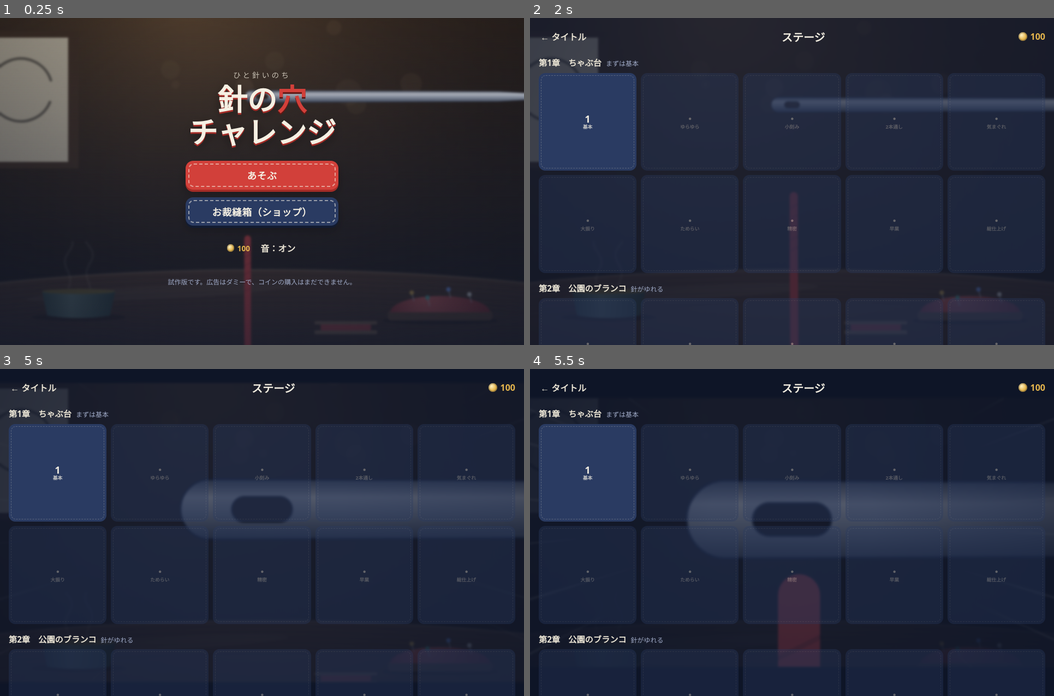
Above: before the commit, frames 1-4 (two rows, left to right).
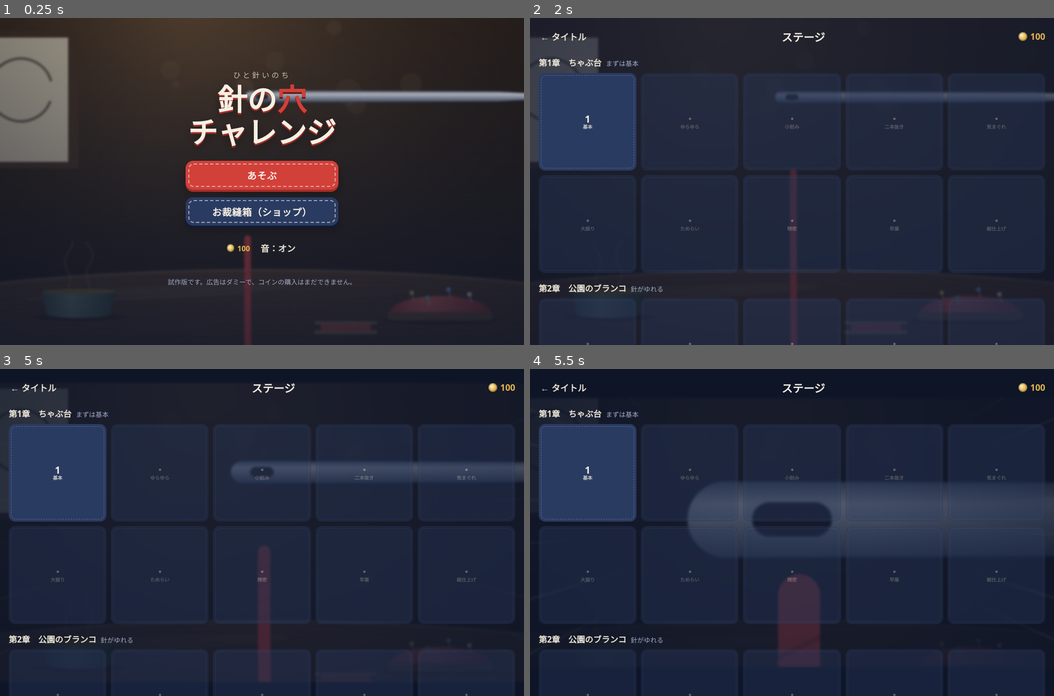
Above: after the commit, the same moments.

Repository: shakewakame/Game
Game: browser game, page index.html
The game is run twice, just before and just after one commit, with the same random seed, the same clock (stepped at 60 frames per second) and the same inputs.
Inputs (mouse positions are in pixels of both pictures, inside the frame that each line leads up to):
- Up to frame 1 (0.25 s): no input
- Up to frame 2 (2 s): click "あそぶ" at 0.27 s; click (792, 214) at 1.07 s; click "・ 大振り" at 1.27 s; click (687, 148) at 1.67 s; click "・ ためらい" at 1.87 s
- Up to frame 3 (5 s): click "・ 早業" at 2.02 s; click (366, 483) at 2.27 s; click "← タイトル" at 2.47 s; click (340, 597) at 2.87 s; click (262, 467) at 3.07 s; click "あそぶ" at 3.27 s; click (131, 614) at 3.47 s; click "1 基本" at 3.67 s; click (262, 467) at 4.07 s; click "はじめる" at 4.27 s; click "← もどる" at 4.52 s; click (419, 548) at 4.67 s; click "・ 気まぐれ" at 4.87 s
- Up to frame 4 (5.5 s): click (634, 532) at 5.27 s; click "・ 精密" at 5.47 s

Frame 1 is identical in both runs. In frame 2, 1.8% of the frame differs, in the area x 46-100%, y 22-53%; in frame 3, 10%, in the area x 34-100%, y 28-96%; in frame 4, less than 0.1%.

Commit message:
Replace two-pass stages with 二本抜き: thread two needles in one shot
Co-Authored-By: Claude Opus 5.5 <noreply@anthropic.com>
Claude-Session: https://claude.ai/code/session_01WexRdv24nvwz8G396BASXn

Diff:
--- a/index.html
+++ b/index.html
@@ -364,22 +364,26 @@
 function windLevel(){const w=Math.abs(G.cfg.wind); return w<12?1:w<22?2:w<30?3:4;}
 const SLOW={start:85,end:9,depth:0.9,vmin:170,vk:4.5};
 // world time the thread takes to reach the needle (used to make wind stages solvable)
-function flyTime(D){let y=0,t=0; const v=300+D*0.22, dt=1/240;
-  while(y>-D){const r=y+D, sm=smooth(SLOW.start,SLOW.end,r), ts=1-SLOW.depth*sm; y-=Math.min(v,SLOW.vmin+Math.max(r,0)*SLOW.vk)*dt*ts; t+=dt*ts;}
-  return t;}
+function flyTimes(D,DA){let y=0,t=0,tA=0; const v=300+D*0.22, dt=1/240;
+  for(const stop of (DA?[DA,D]:[D])){
+    while(y>-stop){const r=y+stop, sm=smooth(SLOW.start,SLOW.end,r), ts=1-SLOW.depth*sm; y-=Math.min(v,SLOW.vmin+Math.max(r,0)*SLOW.vk)*dt*ts; t+=dt*ts;}
+    if(stop===DA) tA=t;
+  }
+  return {tA,tB:t};}
+function flyTime(D,DA){return flyTimes(D,DA).tB}
 function chapterOf(n){return CHAPTERS[Math.floor((n-1)/10)]}
 // the same ten twists run through every chapter, on top of the chapter's own trick
 const VARIANTS=[
   {name:'基本',     desc:'この章の仕掛けに慣れよう'},
   {name:'ゆらゆら', desc:'糸が端でゆっくり、真ん中で速く動く', pattern:'sine'},
   {name:'小刻み',   desc:'糸の動く幅がせまくて速い', A:0.55, sp:1.1},
-  {name:'2本通し',  desc:'2回通せばクリア。失敗しても1本目は消えない', need:2, sp:0.85},
+  {name:'二本抜き', desc:'針が2本。手前の針が奥の針とそろった瞬間を狙って、2本まとめて通せ', twin:true, sp:0.9},
   {name:'気まぐれ', desc:'糸が速くなったり遅くなったりする', pattern:'jerky'},
   {name:'大振り',   desc:'糸が大きく動く', A:1.45},
   {name:'ためらい', desc:'糸がときどきピタッと止まる。止まった瞬間がチャンス？', pattern:'pause'},
   {name:'精密',     desc:'当たりの幅がせまい。そのかわりクリア報酬1.5倍', tol:0.7, sp:0.85, bonus:1.5},
   {name:'早業',     desc:'糸がとても速い', sp:1.25},
-  {name:'総仕上げ', desc:'気まぐれな糸を2回通せばクリア', pattern:'jerky', need:2, sp:0.8},
+  {name:'総仕上げ', desc:'気まぐれな糸で、2本まとめて通せ', pattern:'jerky', twin:true, sp:0.85},
 ];
 function stageCfg(n){
   const i=Math.floor((n-1)/10), k=(n-1)%10, ch=CHAPTERS[i];
@@ -411,10 +415,13 @@
       if(n===100) c.D=5500;
     }
   }
+  // two needles: the near one (A) sits halfway and slides into line with the far one (B), rests there, then slides away
+  if(v.twin){const DA=Math.round(c.D*0.5); const ft=flyTimes(c.D,DA); c.twin={DA,P:4.4,rest:1.7,S:c.A*0.9+20,lead:c.wind*(ft.tB-ft.tA)};}
+  const T=(c.wind||c.cat)?flyTime(c.D,c.twin&&c.twin.DA):0;
   // wind: place the needle so that the right aim is inside the thread's swing (aim = needle − drift)
-  if(c.wind) c.offX=c.wind*flyTime(c.D)+[0.3,-0.25,0.15,-0.35][n%4]*c.A;
+  if(c.wind) c.offX=c.wind*T+[0.3,-0.25,0.15,-0.35][n%4]*c.A;
   // cat: leave a launch window between punches that is longer than the flight
-  if(c.cat) c.cat.P=flyTime(c.D)+c.cat.len+1.6-k*0.06;
+  if(c.cat) c.cat.P=T+c.cat.len+1.6-k*0.06;
   return c;
 }
 const mod=(t,P)=>((t%P)+P)%P;
@@ -521,6 +528,13 @@
   if(use.itotoshi) tol+=8+E*0.3;
   return tol;
 }
+function needleAPos(t){   // the near needle of a 二本抜き stage
+  const tw=G.cfg.twin, b=needlePos(t), u=mod(t,tw.P);
+  if(G.passedA&&G.ax!==undefined) return {x:G.ax,y:-tw.DA};   // stays put once the thread is through
+  const slide=u<tw.rest?0:tw.S*Math.sin(Math.PI*(u-tw.rest)/(tw.P-tw.rest));
+  return {x:b.x-tw.lead+slide, y:-tw.DA};
+}
+function aligned(t){const tw=G.cfg.twin; return tw&&mod(t,tw.P)<tw.rest;}
 function effThread(){return curThread().T*(G.use.hasami?0.5:1)}
 function tolerance(){const t=tolOf(curNeedle().E,curThread().T,G.use); return t<0?t:t*(G.cfg.tolMul||1)}
 function visUse(){return (G.st==='aim'||G.st==='retract')?G.armed:G.use}   // tools shown on screen: armed while aiming, in use while flying
@@ -531,7 +545,7 @@
 
 function startStage(n){
   G.mode='play'; G.demo=false; G.n=n; G.cfg=stageCfg(n); G.tw=0; G.phase=Math.random()*4*G.cfg.A; G.st='aim'; G.camK=0;
-  G.streak=0; G.confetti=[]; G.floats=[]; G.lastJolt=-1; G.resultShown=false; G.armed={itotoshi:false,hasami:false}; G.use={};
+  G.streak=0; G.passedA=false; G.confetti=[]; G.floats=[]; G.lastJolt=-1; G.resultShown=false; G.armed={itotoshi:false,hasami:false}; G.use={};
   G.tipY=0; G.baseX=0; makeStreaks();
   show(null); updateHud();
   const c=G.cfg;
@@ -660,9 +674,10 @@
   }
   else if(G.st==='fly'){
     // the thread runs in front of the needle and dives into the eye at the needle's centre line
-    const r=G.tipY-np.y;
-    const zone=Math.max(110,Math.min(c.D*0.55,520));
-    G.camK=smooth(zone,20,r);
+    const first=c.twin&&!G.passedA, tgt=first?needleAPos(G.tw):np;
+    const r=G.tipY-tgt.y, leg=first?c.twin.DA:(c.twin?c.D-c.twin.DA:c.D);
+    const zone=Math.max(110,Math.min(leg*0.55,520));
+    G.camK+=(smooth(zone,20,r)-G.camK)*clamp(dt*8,0,1);
     G.sm=smooth(SLOW.start,SLOW.end,r); G.ts=1-SLOW.depth*G.sm;
     G.drift+=c.wind*dtw;
     const vEff=Math.min(G.v,SLOW.vmin+Math.max(r,0)*SLOW.vk);
@@ -672,7 +687,13 @@
       G.res={dx:99,tol:tolerance(),ok:false,np,cat:true}; G.rt=0; G.st='whiff'; G.drift-=70;
       if(!G.demo){SFX.boing(); vibrate(25);}
     }
-    else if(G.tipY<=np.y) resolve(np);
+    else if(G.tipY<=tgt.y){
+      if(first){   // through the near needle? keep going to the far one
+        const dx=G.tipX-tgt.x, tol=tolerance();
+        if((DBG.on&&DBG.always&&!G.demo)||(tol>=0&&Math.abs(dx)<=tol+0.15)){G.passedA=true; G.ax=tgt.x; if(!G.demo){SFX.slip(); floatText('1本目！',W*0.5,H*0.36,'#ece6d6',28);}}
+        else {resolve(tgt); G.res.atA=true;}
+      } else resolve(np);
+    }
   }
   else if(G.st==='pass'){
     // hit-stop, then a slow pull through the eye, then back to normal speed
@@ -709,7 +730,7 @@
   else if(G.st==='retract'){
     G.tipY=lerp(G.retractY,0,smooth(0,0.32,G.rt)); G.tipX=lerp(G.retractX,G.aimX,smooth(0,0.32,G.rt));
     G.camK+= (0-G.camK)*clamp(dt*7,0,1); G.ts=1; G.sm=0;
-    if(G.rt>=0.34){G.st='aim'; G.tipX=G.aimX; G.passed=false; if(G.mode==='play') updateHud();}
+    if(G.rt>=0.34){G.st='aim'; G.tipX=G.aimX; G.passed=false; G.passedA=false; if(G.mode==='play') updateHud();}
   }
   G.baseX+=(G.tipX-G.baseX)*clamp(dt*2.5,0,1);
   G.flash=Math.max(0,G.flash-dt*3.5);
@@ -722,11 +743,13 @@
   for(const s of G.streaks){s.x+=Math.sign(c.wind||0)*s.s*dt*(0.5+Math.abs(c.wind)/18)*G.ts; if(s.x>1.3)s.x=-0.3; if(s.x<-0.3)s.x=1.3;}
   for(const f of G.fluff){f.x+=Math.sign(c.wind||0)*f.s*dt*(0.3+Math.abs(c.wind)/30)*G.ts; if(f.x>1.1)f.x=-0.1; if(f.x<-0.1)f.x=1.1;}
 }
-function retract(){if(G.st!=='pass') G.passed=false; G.st='retract'; G.rt=0; G.retractY=G.tipY; G.retractX=G.tipX; G.bend=0; G.use={}; G.res&&(G.res.done=true);}
+function retract(){if(G.st!=='pass'){G.passed=false; G.passedA=false;} G.st='retract'; G.rt=0; G.retractY=G.tipY; G.retractX=G.tipX; G.bend=0; G.use={}; G.res&&(G.res.done=true);}
 
 /* ---------- draw ---------- */
 function camera(){
-  const c=G.cfg, nd=curNeedle(), np=needlePos(G.tw);
+  const c=G.cfg, nd=curNeedle(), nb=needlePos(G.tw);
+  const onA=c.twin&&!G.passedA&&(G.st==='aim'||G.st==='fly'||((G.st==='fail'||G.st==='whiff')&&G.res&&G.res.atA));
+  const np=onA?needleAPos(G.tw):nb;
   const spanX=2*c.A+2*Math.abs(c.offX)+90;
   const s0=Math.min(H*0.58/(c.D+50), W*0.86/spanX, 3.4);
   const c0x=c.offX*0.5, c0y=-c.D-(H*0.24-H/2)/s0;
@@ -738,7 +761,7 @@
   const ex=lerp(ex0,W/2,k), ey=lerp(ey0,H*0.46,k);
   let cx=np.x-(ex-W/2)/s, cy=np.y-(ey-H/2)/s;
   if(G.shakePx>0.3){cx+=(Math.random()-.5)*G.shakePx/s; cy+=(Math.random()-.5)*G.shakePx/s;}
-  return {s,cx,cy,np};
+  return {s,cx,cy,np:nb,focus:np};
 }
 function drawNeedle(x,y,nd){
   const E=nd.E,h=nd.h,L=300+E*3, xl=x-E/2-h*0.85, xr=x+L, r=h/2;
@@ -752,12 +775,11 @@
   ctx.fillStyle=g; ctx.fill('evenodd');
   ctx.lineWidth=Math.max(0.4,h*0.04); ctx.strokeStyle='rgba(18,27,49,.55)'; ctx.stroke();
 }
-function drawThread(s,layer,ny){
-  // layer 'front': the part on the viewer's side of the needle; 'back': the part that has gone through the eye
-  const throughEye=G.passed&&(G.st==='pass'||G.st==='retract');
-  if(layer==='back'&&!throughEye) return;
+function drawThread(s,top,bot,behind){
+  // draws only the part of the thread between y=top and y=bot; 'behind' parts have gone through an eye
+  const layer=behind?'back':'front', throughEye=behind||top>-1e4;
   ctx.save();
-  if(throughEye){ctx.beginPath(); if(layer==='back') ctx.rect(-1e5,-1e5,2e5,1e5+ny); else ctx.rect(-1e5,ny,2e5,1e5); ctx.clip();}
+  ctx.beginPath(); ctx.rect(-1e5,top,2e5,bot-top); ctx.clip();
   const th=curThread(), T=th.T, nd=curNeedle();
   const thin=!!visUse().hasami&&G.st!=='fail', Tt=T*0.5, cut=Math.min(36,Math.max(T*4,24));
   const tipX=G.tipX, tipY=G.tipY;
@@ -765,7 +787,8 @@
   const w=G.cfg.wind||0, bow=w*1.4*(1+0.18*Math.sin(G.tw*9));   // wind bends the hanging thread
   let px=tipX, py=tipY;
   if(G.st==='fail'){px=tipX+G.bendDir*G.bend*T*1.6; py=tipY+G.bend*T*0.9;}
-  const straight=G.st==='pass'?(G.res.np.y+nd.h+30-tipY):Math.max(42,110/s);
+  const throughA=G.cfg.twin&&G.passedA&&G.st!=='aim';
+  const straight=throughA?(G.cfg.twin.DA*-1+nd.h+30-tipY):G.st==='pass'?(G.res.np.y+nd.h+30-tipY):Math.max(42,110/s);
   const sy=tipY+Math.max(42,straight);
   ctx.lineCap='round'; ctx.lineJoin='round';
   const path=()=>{ctx.beginPath();
@@ -808,9 +831,20 @@
   const tu=visUse(), thr=tu.itotoshi&&!(G.st==='pass'&&G.rt>0.6);
   const pull=G.st==='pass'?1-smooth(0.05,0.45,G.rt):1;
   if(thr) drawThreaderBack(cam.np,nd,cam.s);
-  drawThread(cam.s,'back',cam.np.y);
-  drawNeedle(cam.np.x,cam.np.y,nd);
-  drawThread(cam.s,'front',cam.np.y);
+  const thruB=G.passed&&(G.st==='pass'||G.st==='retract'), INF=1e5, yB=cam.np.y;
+  if(c.twin){
+    const a=needleAPos(G.tw), thruA=G.passedA&&G.st!=='aim';
+    if(thruB) drawThread(cam.s,-INF,yB,true);
+    drawNeedle(cam.np.x,yB,nd);
+    if(thruA) drawThread(cam.s,thruB?yB:-INF,a.y,true);
+    drawNeedle(a.x,a.y,nd);
+    if(aligned(G.tw)&&G.st==='aim'){ctx.strokeStyle='rgba(229,181,76,.55)'; ctx.lineWidth=1.5/cam.s; ctx.setLineDash([5/cam.s,5/cam.s]); ctx.beginPath(); ctx.moveTo(a.x,a.y); ctx.lineTo(cam.np.x,yB); ctx.stroke(); ctx.setLineDash([]);}
+    drawThread(cam.s,thruA?a.y:-INF,INF,false);
+  }else{
+    if(thruB) drawThread(cam.s,-INF,yB,true);
+    drawNeedle(cam.np.x,yB,nd);
+    drawThread(cam.s,thruB?yB:-INF,INF,false);
+  }
   if(thr) drawThreaderLoop(cam.np,nd,cam.s,tolOf(nd.E,curThread().T,tu)*pull);
   for(const p of G.snips){ctx.save(); ctx.translate(p.x,p.y); ctx.rotate(p.r); ctx.fillStyle=curThread().color; const T0=curThread().T; ctx.fillRect(-T0/2,-2.5,T0,5); ctx.restore();}
   ctx.restore();
